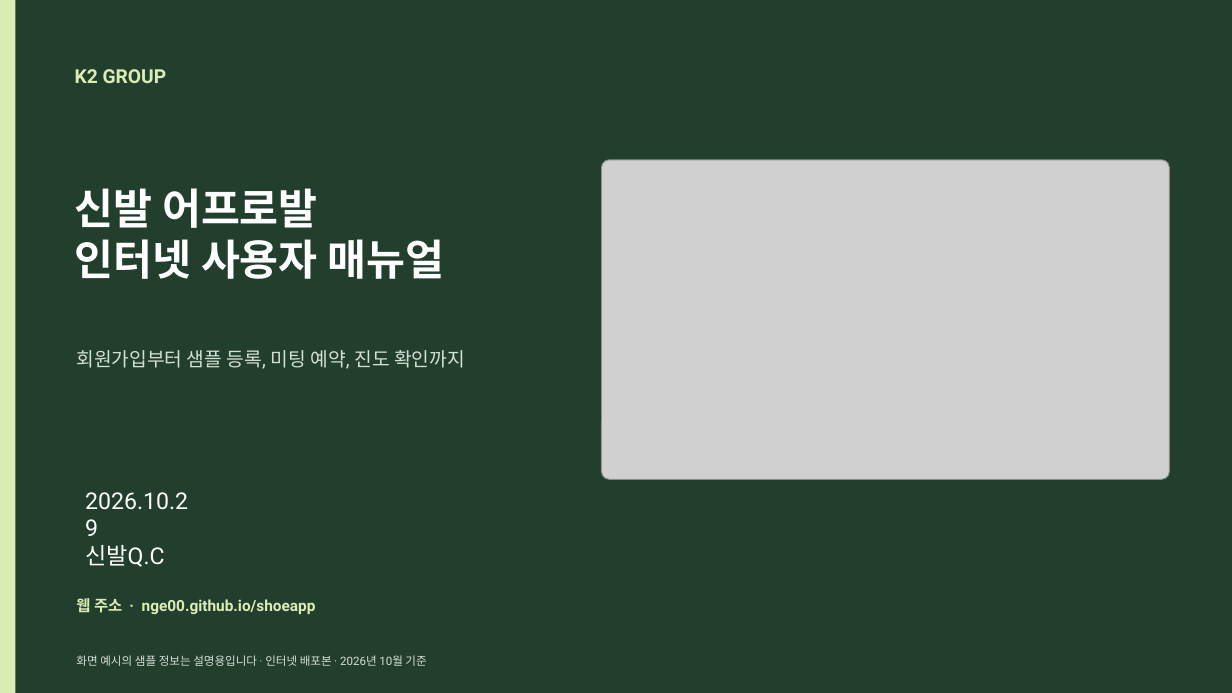
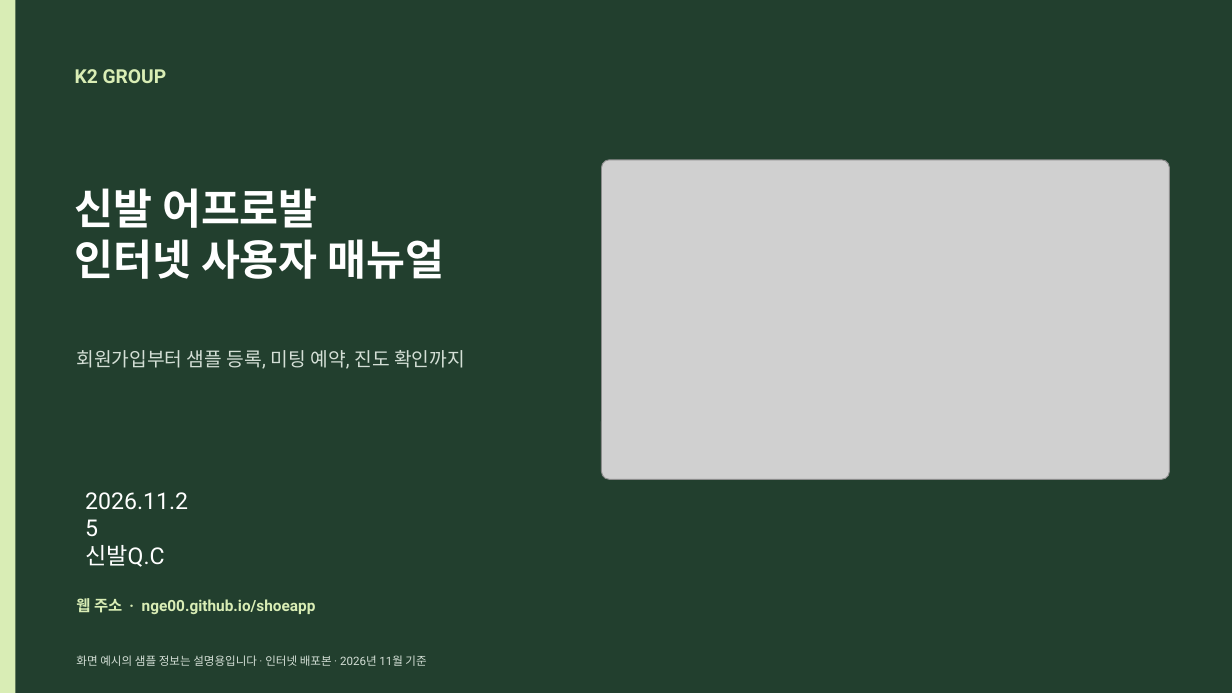
Before and after one commit to nge00/shoeapp, a slide deck: slide 1 of K2그룹 신발어프로발 인터넷 사용자매뉴얼_2026-10-29.pptx. Drawn at 1232x693 pixels with LibreOffice and Linux fonts; fonts in the diff are those of the drawing; grey boxes stand for pictures. Boxes give left, top, right and bottom in pixels: in the first picture for what was removed or moved away, otherwise in the second. Text is boxed around its words. In the diff, an @@ line names an element or a change of style, - is before the commit and + after.

```diff
--- a/K2그룹 신발어프로발 인터넷 사용자매뉴얼_2026-10-29.pptx
+++ b/K2그룹 신발어프로발 인터넷 사용자매뉴얼_2026-10-29.pptx
@@ text at [85,492,188,510]: text changed @@
-2026.10.29
+2026.11.25
@@ text at [76,655,426,666]: text changed @@
-화면 예시의 샘플 정보는 설명용입니다 · 인터넷 배포본 · 2026년 10월 기준
+화면 예시의 샘플 정보는 설명용입니다 · 인터넷 배포본 · 2026년 11월 기준
```
Also in this commit, not shown: 2 other slides changed, 2 slides added, 2 other files.
